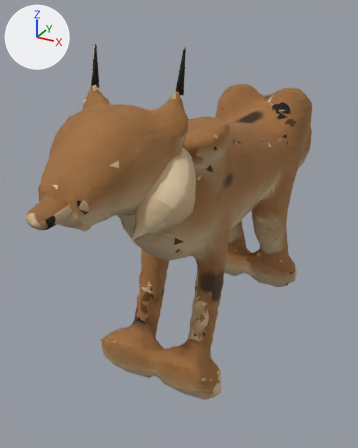
The glTF model assets/animals/lynx_juvenile.glb as it was, and as the next commit left it.
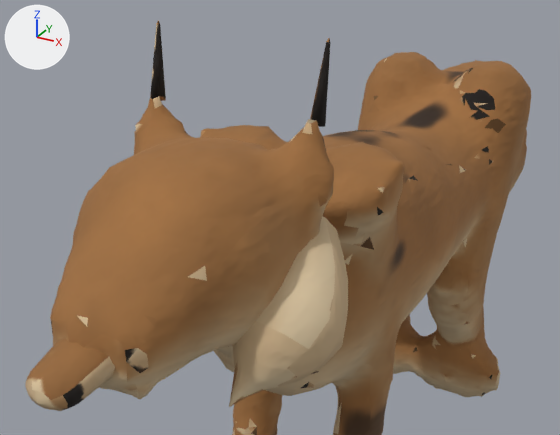
Each version appears first whole from a 50 mm camera at (0.306, -0.678, 0.518) aimed at (-0.056, -0.019, 0.189), and next in a close-up from a 50 mm camera at (0.234, -0.588, 0.558) aimed at (0.047, -0.249, 0.389). Every picture has the same lights, and +X, +Y and +Z are marked at upper left. The last two pictures show the newer version. Vertices at exactly the same position are counted once.

The first close-up shows 'lynx_juvenile'.
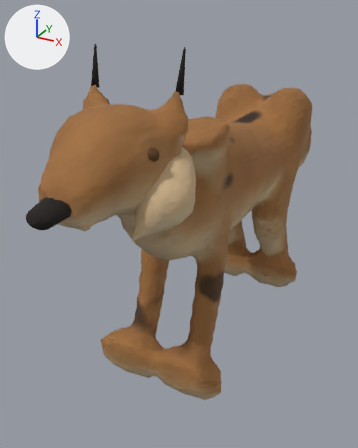
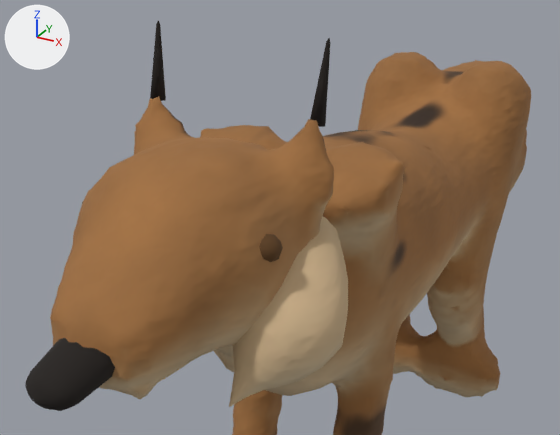
Pixel boxes (x1, y1, x2, y2) of what changed, in the close-ups (560 x 435 px):
part 1 of me_lynx_juvenile, added (brown)
    after: (259, 234, 283, 262)
part 2 of me_lynx_juvenile, surface changed
    both: (25, 21, 507, 435)

What the commit changed:
me_lynx_juvenile is used by ob_lynx_juvenile; location (0.0, 0.0, 0.0).
me_lynx_juvenile had 8570 vertices, 17140 faces and spanned x -0.1..0.1, y -0.39..0.467, z 0.005..0.48.
me_lynx_juvenile now has 8692 vertices, 17360 faces and spans x -0.1..0.1, y -0.39..0.467, z 0.005..0.48.
me_lynx_juvenile part 1: a new loose piece of 86 vertices spanning x 0.043..0.065, y -0.289..-0.27, z 0.377..0.394, in mat_lynx_juvenile.
me_lynx_juvenile part 2: 2648 kept faces spanning x -0.099..0.1, y -0.39..0.467, z 0.005..0.48 get new texture (UV) coordinates.
Other edits to the shape of me_lynx_juvenile do not show in these pictures.
